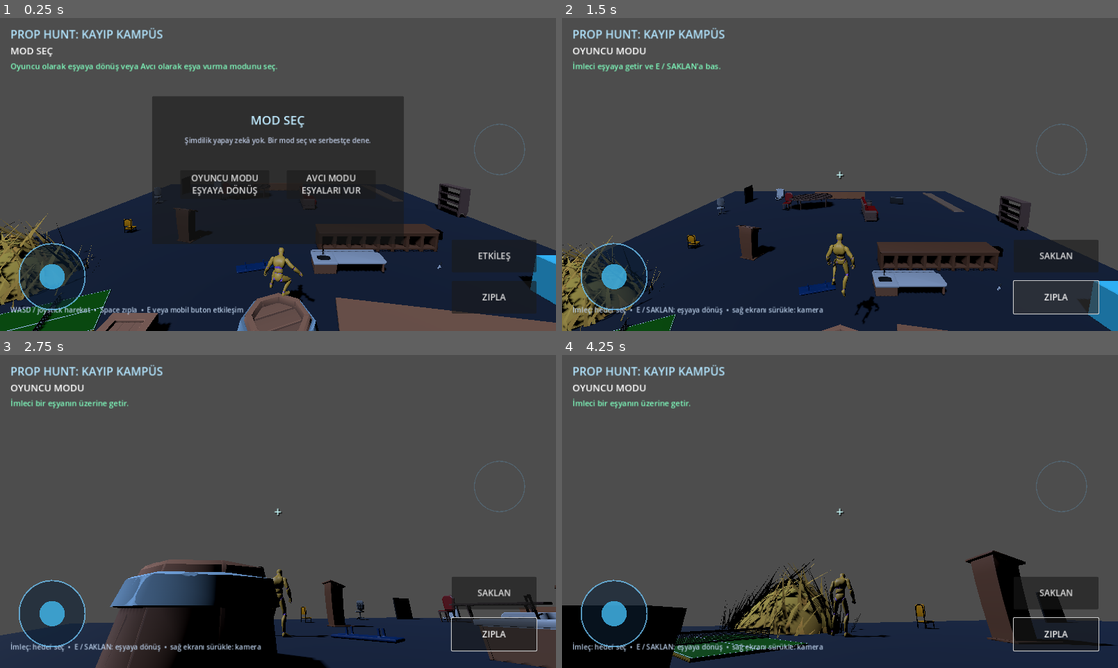
Above: before the commit, frames 1-4 (two rows, left to right).
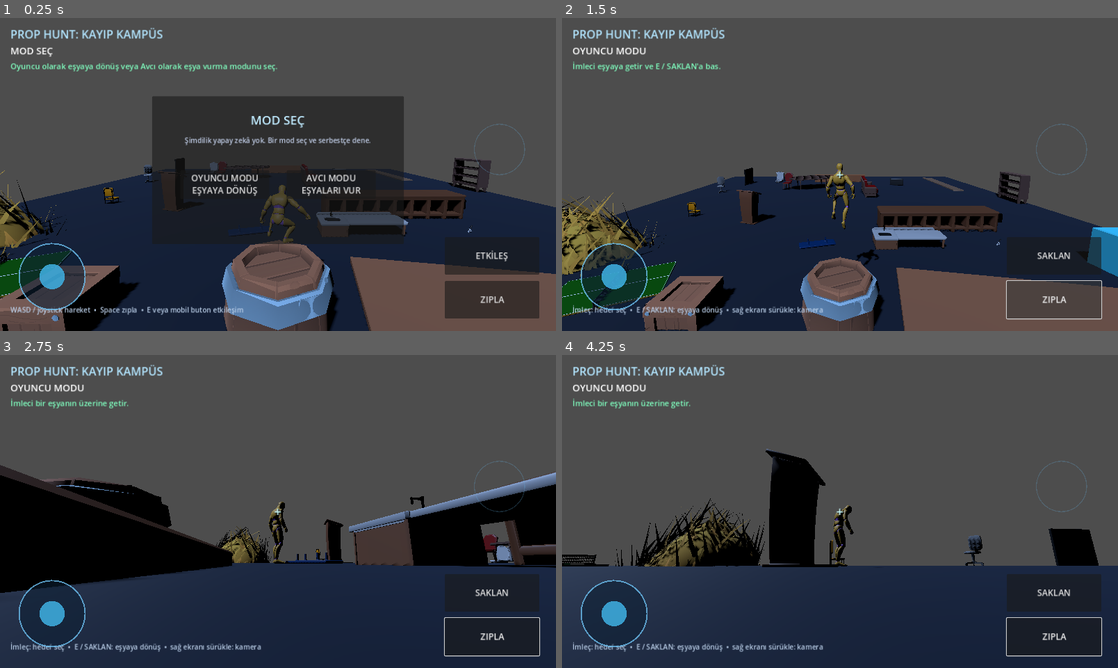
Above: after the commit, the same moments.

Repository: ferrles124/MED
Game: Godot game, scene res://main.tscn
The game is run twice, just before and just after one commit, with the same random seed, the same clock (stepped at 60 frames per second) and the same inputs.
Inputs (mouse positions are in pixels of both pictures, inside the frame that each line leads up to):
- Up to frame 1 (0.25 s): no input
- Up to frame 2 (1.5 s): click "OYUNCU MODU EŞYAYA DÖNÜŞ" at 0.5 s; click "ZIPLA" at 1.25 s
- Up to frame 3 (2.75 s): tap Enter at 2 s; move the mouse to (305, 511) at 2.02 s; hold W (move_forward) from 2.03 s (still down); tap E (interact) at 2.1 s; tap Space (jump) at 2.27 s
- Up to frame 4 (4.25 s): keep holding W (move_forward); move the mouse to (812, 511) at 2.77 s; tap Shift at 2.85 s; tap Space (jump) at 3.02 s; move the mouse to (851, 505) at 3.52 s; tap E (interact) at 3.6 s

The runs differ from the first frame. In frame 1, 26% of the frame differs, in the area x 0-100%, y 44-100%; in frame 2, 28%; in frame 3, 39%, in the area x 0-100%, y 35-100%; in frame 4, 29%.

Commit message:
Improve prop copies and mobile third person controls

Diff:
--- a/prop_hunt_skybound_v1/main.tscn
+++ b/prop_hunt_skybound_v1/main.tscn
@@ -170,11 +170,15 @@
 position = Vector3(0, 0.9, 0)
 shape = SubResource("PlayerShape")
 [node name="CameraPivot" type="Node3D" parent="Player"]
-position = Vector3(0, 1.2, 0)
-[node name="Camera3D" type="Camera3D" parent="Player/CameraPivot"]
-position = Vector3(0, 2.2, 6.4)
+position = Vector3(0, 1.45, 0)
+[node name="SpringArm3D" type="SpringArm3D" parent="Player/CameraPivot"]
+spring_length = 6.4
+collision_mask = 1
+margin = 0.25
+[node name="Camera3D" type="Camera3D" parent="Player/CameraPivot/SpringArm3D"]
 current = true
 fov = 70.0
+near = 0.05
 [node name="HUD" type="CanvasLayer" parent="."]
 [node name="Title" type="Label" parent="HUD"]
 offset_left = 24.0
@@ -274,17 +278,23 @@
 mouse_filter = 2
 script = ExtResource("5_mobile")
 [node name="ActionButton" type="Button" parent="HUD/MobileControls"]
-offset_left = 1040.0
-offset_top = 510.0
-offset_right = 1235.0
-offset_bottom = 585.0
+layout_mode = 1
+anchor_left = 0.80
+anchor_top = 0.70
+anchor_right = 0.97
+anchor_bottom = 0.82
+grow_horizontal = 2
+grow_vertical = 2
 theme_override_font_sizes/font_size = 20
 text = "ETKİLEŞ"
 [node name="JumpButton" type="Button" parent="HUD/MobileControls"]
-offset_left = 1040.0
-offset_top = 605.0
-offset_right = 1235.0
-offset_bottom = 680.0
+layout_mode = 1
+anchor_left = 0.80
+anchor_top = 0.84
+anchor_right = 0.97
+anchor_bottom = 0.96
+grow_horizontal = 2
+grow_vertical = 2
 theme_override_font_sizes/font_size = 20
 text = "ZIPLA"
 [node name="ResultPanel" type="Panel" parent="HUD"]
--- a/prop_hunt_skybound_v1/prop_hunt_game.gd
+++ b/prop_hunt_skybound_v1/prop_hunt_game.gd
@@ -46,14 +46,16 @@
 func _process(_delta: float) -> void:
     if mode_panel.visible:
         return
-    var target := _get_target_prop()
+    if player.disguised:
+        target_label.visible = false
+        status_label.text = "EŞYAYA DÖNÜŞTÜN. Tekrar E ile çık."
+        return
+    var target: Node3D = _get_target_prop()
     if target:
         target_label.visible = true
         target_label.text = ("DÖNÜŞ: " if mode == "player" else "VUR: ") + _pretty_name(target.name)
     else:
         target_label.visible = false
-    if mode == "player" and player.disguised:
-        status_label.text = "EŞYAYA DÖNÜŞTÜN. Tekrar E ile çık."
 
 func _pretty_name(raw: String) -> String:
     return raw.replace("HideProp_", "").replace("_", " ")
@@ -64,38 +66,37 @@
             player.clear_disguise()
             status_label.text = "Karakter formuna döndün."
             return
-        var target := _get_target_prop()
+        var target: Node3D = _get_target_prop()
         if target:
             player.set_disguised(target)
             status_label.text = "EŞYAYA DÖNÜŞTÜN."
         else:
             status_label.text = "İmleci bir eşyanın üzerine getir."
     else:
-        var target := _get_target_prop()
+        var target: Node3D = _get_target_prop()
         if target:
             hit_prop(target)
         else:
             status_label.text = "İmleci vurmak istediğin eşyanın üzerine getir."
 
 func _get_target_prop() -> Node3D:
-    var best: Node3D = null
-    var best_score: float = 0.90
     var forward: Vector3 = -player.camera.global_transform.basis.z
-    for prop in props:
-        if not is_instance_valid(prop) or not prop.visible:
-            continue
-        var offset: Vector3 = prop.global_position - player.camera.global_position
-        var distance: float = offset.length()
-        if distance > 10.0 or distance < 0.1:
-            continue
-        var score: float = forward.dot(offset.normalized())
-        if score > best_score:
-            best_score = score
-            best = prop
-    return best
+    var query := PhysicsRayQueryParameters3D.create(player.camera.global_position, player.camera.global_position + forward * 12.0)
+    query.exclude = [player]
+    query.collision_mask = 1
+    var hit: Dictionary = get_world_3d().direct_space_state.intersect_ray(query)
+    if hit.is_empty():
+        return null
+    var node := hit.get("collider") as Node
+    while node and node != self:
+        if node.is_in_group("hide_props"):
+            return node as Node3D
+        node = node.get_parent()
+    return null
 
 func hit_prop(prop: Node3D) -> void:
     action_count += 1
+    player.play_animation(&"Punch_Jab")
     var original: Vector3 = prop.rotation_degrees
     var tween := create_tween()
     tween.tween_property(prop, "rotation_degrees", original + Vector3(0, 18, 8), 0.08)
--- a/prop_hunt_skybound_v1/prop_hunt_player.gd
+++ b/prop_hunt_skybound_v1/prop_hunt_player.gd
@@ -8,7 +8,8 @@
 
 @onready var model: Node3D = $Character
 @onready var camera_pivot: Node3D = $CameraPivot
-@onready var camera: Camera3D = $CameraPivot/Camera3D
+@onready var spring_arm: SpringArm3D = $CameraPivot/SpringArm3D
+@onready var camera: Camera3D = $CameraPivot/SpringArm3D/Camera3D
 @onready var animation_player: AnimationPlayer = find_child("AnimationPlayer", true, false)
 @onready var mobile_controls = get_node_or_null("../HUD/MobileControls")
 
@@ -16,8 +17,8 @@
 var current_prop: Node3D
 var disguise_visual: Node3D
 var mode := "player"
-var yaw := 0.0
-var pitch := -0.14
+var camera_yaw := 0.0
+var camera_pitch := -0.14
 var landing_timer := 0.0
 
 func _ready() -> void:
@@ -26,17 +27,16 @@
 
 func _unhandled_input(event: InputEvent) -> void:
     if event is InputEventMouseMotion and Input.mouse_mode == Input.MOUSE_MODE_CAPTURED:
-        _apply_look(event.relative * Vector2(0.0025, 0.002))
+        _apply_look(event.screen_relative * Vector2(0.0025, 0.002))
     elif event is InputEventKey and event.keycode == KEY_ESCAPE and event.pressed:
         Input.mouse_mode = Input.MOUSE_MODE_VISIBLE
     elif event is InputEventMouseButton and event.pressed:
         Input.mouse_mode = Input.MOUSE_MODE_CAPTURED
 
 func _apply_look(delta_look: Vector2) -> void:
-    yaw -= delta_look.x
-    pitch = clamp(pitch - delta_look.y, -0.85, 0.42)
-    rotation.y = yaw
-    camera_pivot.rotation.x = pitch
+    camera_yaw -= delta_look.x
+    camera_pitch = clamp(camera_pitch - delta_look.y, -0.85, 0.42)
+    camera_pivot.rotation = Vector3(camera_pitch, camera_yaw, 0.0)
 
 func _physics_process(delta: float) -> void:
     if landing_timer > 0.0:
@@ -61,11 +61,13 @@
     var input := Input.get_vector("move_left", "move_right", "move_forward", "move_back")
     if mobile_controls and mobile_controls.move_vector.length_squared() > 0.01:
         input = mobile_controls.move_vector
-    var direction := Basis(Vector3.UP, yaw) * Vector3(input.x, 0.0, input.y)
+    var direction := Basis(Vector3.UP, camera_yaw) * Vector3(input.x, 0.0, input.y)
     if direction.length_squared() > 1.0:
         direction = direction.normalized()
     velocity.x = move_toward(velocity.x, direction.x * move_speed, 24.0 * delta)
     velocity.z = move_toward(velocity.z, direction.z * move_speed, 24.0 * delta)
+    if direction.length_squared() > 0.01 and not disguised:
+        rotation.y = lerp_angle(rotation.y, atan2(-direction.x, -direction.z), delta * 8.0)
     move_and_slide()
     var now_on_floor := is_on_floor()
     if not was_on_floor and now_on_floor:
@@ -76,12 +78,12 @@
             play_animation(&"Jump_Loop")
         else:
             play_animation(&"Jump_Land")
-    elif landing_timer <= 0.0:
+    elif landing_timer <= 0.0 and not disguised:
         if direction.length_squared() > 0.01:
             play_animation(&"Sprint_Loop" if Input.is_key_pressed(KEY_SHIFT) else &"Walk_Loop")
         else:
             play_animation(&"Idle_Loop")
-    camera_pivot.rotation.x = pitch
+    camera_pivot.rotation = Vector3(camera_pitch, camera_yaw, 0.0)
 
 func _jump() -> void:
     if is_on_floor():
@@ -94,21 +96,24 @@
     disguised = true
     current_prop = prop
     model.visible = false
-    _set_collision_enabled(current_prop, false)
-    current_prop.visible = false
+    # The original prop stays exactly where it is. Only the player collision is disabled.
+    collision_layer = 0
+    collision_mask = 0
     var packed := load(current_prop.scene_file_path) as PackedScene
     if packed:
         disguise_visual = packed.instantiate()
-        disguise_visual.name = "DisguiseVisual"
+        disguise_visual.name = "DisguiseCopy"
         add_child(disguise_visual)
         disguise_visual.position = Vector3.ZERO
-        disguise_visual.rotation = current_prop.rotation
+        disguise_visual.rotation = current_prop.global_rotation - global_rotation
+        disguise_visual.scale = current_prop.global_transform.basis.get_scale()
         _set_collision_enabled(disguise_visual, false)
     global_position = prop.global_position + Vector3(0, 0.35, 0)
     velocity = Vector3.ZERO
-    camera.position = Vector3(0, 3.25, 8.6)
-    pitch = -0.22
-    camera_pivot.rotation.x = pitch
+    spring_arm.spring_length = 8.0
+    camera.fov = 74.0
+    camera_pitch = -0.20
+    camera_pivot.rotation = Vector3(camera_pitch, camera_yaw, 0.0)
 
 func clear_disguise() -> void:
     disguised = false
@@ -116,12 +121,13 @@
         disguise_visual.queue_free()
     disguise_visual = null
     if current_prop and is_instance_valid(current_prop):
-        current_prop.visible = true
-        _set_collision_enabled(current_prop, true)
         global_position = current_prop.global_position + Vector3(1.6, 1.0, 0)
     current_prop = null
+    collision_layer = 1
+    collision_mask = 1
     model.visible = true
-    camera.position = Vector3(0, 2.2, 6.4)
+    spring_arm.spring_length = 6.4
+    camera.fov = 70.0
     play_animation(&"Idle_Loop")
 
 func _set_collision_enabled(node: Node, enabled: bool) -> void:
